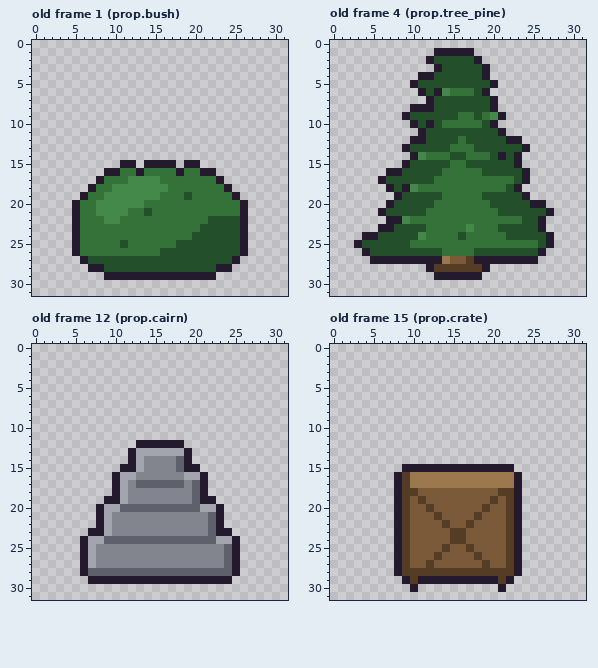
One commit to this pixel-art file: assets/aseprite/props.aseprite. The first picture shows the starting point.
32x32 pixels, 56 frames. Shown: old frame 1 (prop.bush), old frame 4 (prop.tree_pine), old frame 12 (prop.cairn), old frame 15 (prop.crate). The commit also changed other frames, which this record leaves out.
The same view after the edit:
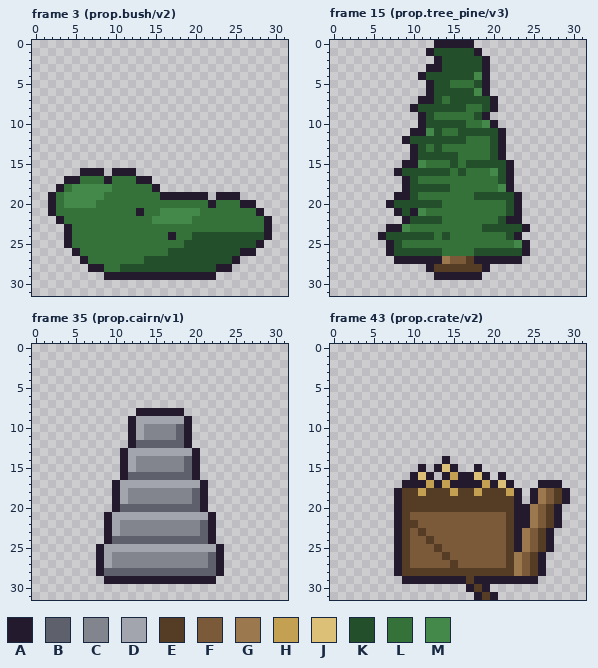
Palette (. is transparent): A #241a2e  B #5e606c  C #82848e  D #a2a4ae  E #553d25  F #7a5a38  G #9c784e  H #c4a052  J #dcc078  K #234f2b  L #35723a  M #45894a
A new or re-ordered frame is compared with the old frame closest to it.
Difference:
frames 56 -> 86
Changed rows in their new state; - is an unchanged pixel.
Frame 3 (prop.bush/v2) is new; against old frame 1 (prop.bush):
first column x 2:
15 ---------..-....-..---------
16 ----AAA.-AA..........-------
17 --AALLLA--LAA.........------
18 -ALMMMMMLLLLLA.........-----
19 ALMMMMMLLLLLLLAAAAAA.AA-----
20 ALMMMMLLLLLL--------A----A--
21 ALLL--LLLL-AL-MMMMM-----LLA-
22 -ALL---LL----MMMMM--LLLLLLLA
23 --AL---------------LLLLLLLLA
24 --AL-----------A--------KKKA
25 --AL-----L------L-------KKA-
26 --------------L----------A--
27 -----LLLLLLL----------------
28 -------LL-------------------
Frame 15 (prop.tree_pine/v3) is new; against old frame 4 (prop.tree_pine):
first column x 3:
 0 ----------AAAAA----------
 1 ---------AKKKKKA---------
 2 ---------.A----KA--------
 3 ---------A---------------
 4 ---------K-----M---------
 5 -------..A--LLL-A.-------
 6 --------.AKKKKKM---------
 7 --------A--L-------------
 8 --------KK----LL---------
 9 ------..A-LLL---A..------
10 -------.AK-KKK--M--------
11 -------A-M-LL------------
12 ------AKK----KLLL-A..----
13 ------.A-L-L---LL-A...---
14 --------KKKK-L-----..----
15 -------AMLLLK------A.----
16 ----.------K-K--LM-A..---
17 ---...A-LL--------KA..---
18 ----..-KKKKK------MA.----
19 ------A-LLL----K----A.---
20 ----------K------LL-A...-
21 ---..A-AM---------L-A....
22 ----..AKKKK-------KAA...-
23 ---.-AMLL-----L-KK---A..-
24 -..A----KK-K-L------A....
25 ....A-L-------------MA...
26 -...A----------------A..-
27 --...----------------..--
Frame 35 (prop.cairn/v1) is new; against old frame 12 (prop.cairn):
first column x 6:
 8 -------AAAAAA-------
 9 ------ADDDDDDA------
10 ------ADCCCCBA------
11 ------ADCCCCBA------
12 ------ABBBBBBA------
13 -----AD------DA-----
14 -----ADC----CBA-----
15 ------DC----CB------
16 ----.ABBBBBBBBA.----
17 ------DDDDDDDDD-----
19 ---.------------.---
20 --..A----------A..--
21 --.ADDDDDDDDDDDDA.--
22 --.AD----------BA.--
23 -..AD----------BA..-
24 ...A------------A...
25 ..ADDDDDDDDDDDDDDA..
26 ..AD------------BA..
27 ..AD------------BA..
28 ..A--------------A..
29 -..--------------..-
Frame 43 (prop.crate/v2) is new; against old frame 15 (prop.crate):
first column x 8:
14 ------A---------------
15 -..-.-J-..-....-------
16 ..AJA.AHAAJA.A..------
17 .AAAHAHAAAAHAJA.--AAA-
18 ---HEEEHEEHEE-H--AGFEA
19 --E-EEEEEEEE-E---AGFEA
20 --EE-EEEEEE-EE--AGFEA-
21 -----F----F-----AGFEA-
22 --E---F--F------AGFEA-
23 ---E---FF-------GFEA--
24 ----E--FF-------GFEA--
25 -----EF--F------GFEA--
26 -----FE---F----GFEA---
27 ----F--E---F---GFEA---
28 ---------------GFEA---
29 --A------E---A-AAA----
30 --.------AEA-.--------
31 ----------AEA---------
